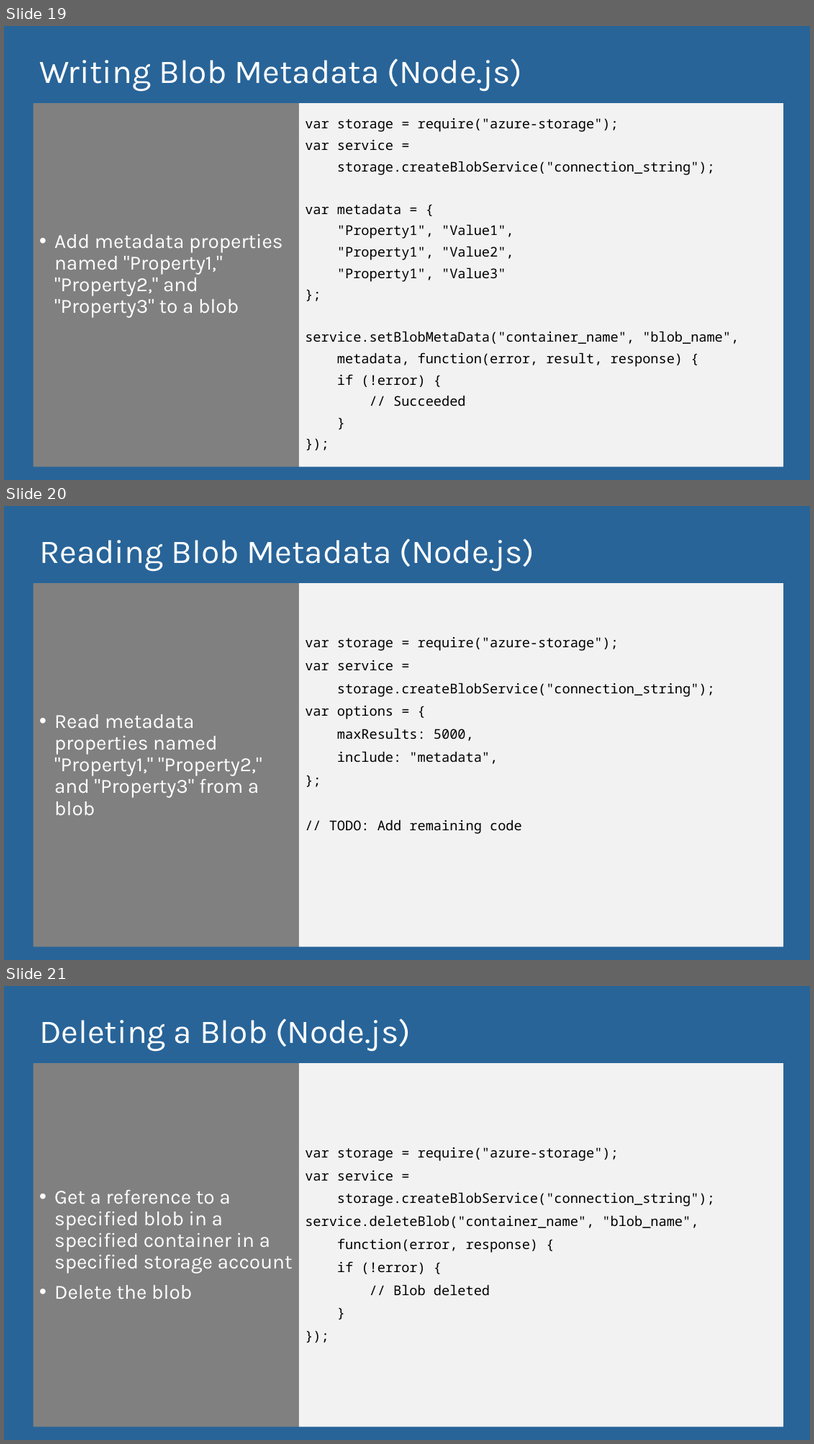
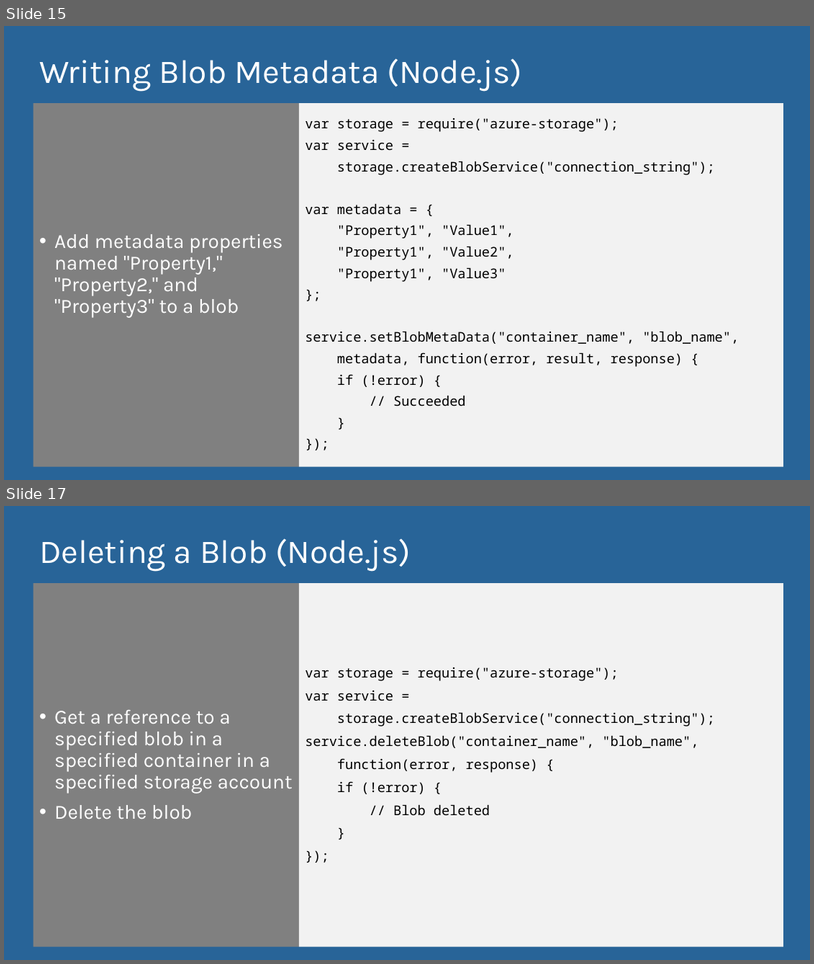
Before and after one commit to microsoft/AcademicContent, a slide deck: Workshop/Content/3. Storage/Azure Storage and Cognitive Services.pptx. Shown one above the other, each under a label of ours: slides 19, 20 and 21 before the commit, slides 15 and 17 after it; the slides between them are not shown. The pictures are 814x1444 and 814x964 pixels, drawn with LibreOffice and Linux fonts; fonts in the diff are those of the drawing. Boxes give left, top, right and bottom in pixels: in the first picture for what was removed or moved away, otherwise in the second. Text is boxed around its words. In the diff, an @@ line names an element or a change of style, - is before the commit and + after.

Commit message:
Updated storage slides

```diff
--- a/Workshop/Content/3. Storage/Azure Storage and Cognitive Services.pptx
+++ b/Workshop/Content/3. Storage/Azure Storage and Cognitive Services.pptx
@@ slide 20 removed at [4, 506, 810, 960], background #286498 @@
@@ title removed at [39, 538, 535, 571] @@
-Reading Blob Metadata (Node.js)
@@ text removed at [33, 584, 299, 947] @@
-• Read metadata properties named "Property1," "Property2," and "Property3" from a blob
@@ text removed at [299, 584, 784, 947] @@
-var storage = require("azure-storage");
-var service =
-storage.createBlobService("connection_string");
-var options = {
-maxResults: 5000,
-include: "metadata",
-};
-// TODO: Add remaining code
@@ what was slide 19 is now slide 15 @@
@@ what was slide 21 is now slide 17 @@
```
Also in this commit, not shown: 2 slides added, 5 other slides removed.
